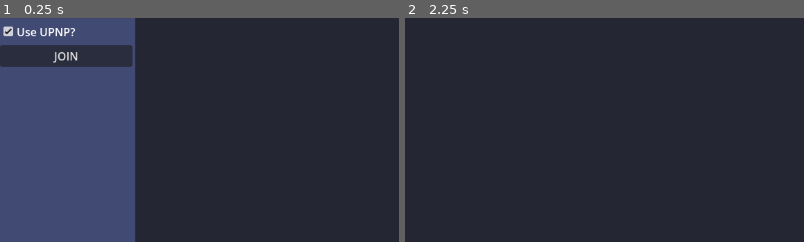
Above: before the commit, frames 1-2 (left to right).
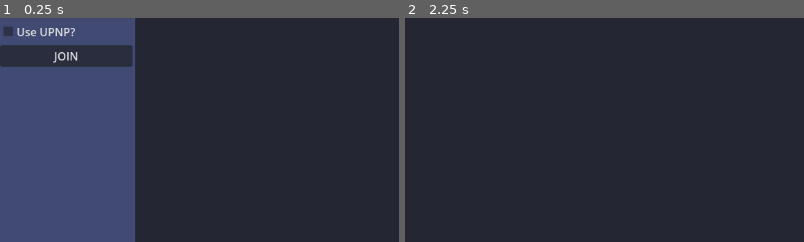
Above: after the commit, the same moments.

Repository: spudnut2000/Chapplication
Game: Godot game, scene res://app.tscn
Two runs of this game, one before a commit and one after it. Both use one fixed random seed, a clock stepped at 60 frames per second and the inputs below.
Inputs (mouse positions are % of the whole screen's width and height, from its top left):
- Up to frame 1 (0.25 s): no input
- Up to frame 2 (2.25 s): click (8, 2) at 0.52 s; type "Alex" at 0.6 s; click (8, 8) at 0.75 s; type "12" at 0.83 s; click (8, 13) at 0.98 s; type "12" at 1.07 s; click (56, 98) at 1.27 s; type "12" at 1.35 s; click "HOST" at 2 s
The pictures show only the part of the screen within x 0-50%, y 21-71%; the shares and areas given below are measured in that part.

The runs differ from the first frame. In frame 1, 0.2% of the frame differs, in the area x 0-19%, y 3-9%; in frame 2, nothing differs.
Error before the commit: Assertion failed: UPNP Discover Failed! Error 24 (res://app.gd:99)

Commit message:
Running with --server automatically sets the server username to SERVER

Diff:
--- a/app.gd
+++ b/app.gd
@@ -19,6 +19,8 @@
 
 func _ready() -> void:
 	if ("--server") in OS.get_cmdline_args():
+		if ("--use-upnp") in OS.get_cmdline_args():
+			upnp_check_box.button_pressed = true
 		_on_host_button_pressed()
 
 
@@ -83,7 +85,12 @@
 
 func joined() -> void:
 	$ColorRect/HBoxContainer/ServerClientPanel.hide()
-	username = username_field.text
+
+	if ("--server") in OS.get_cmdline_args():
+		username = "SERVER"
+	else:
+		username = username_field.text
+
 	username_label.text = str("ID: ", multiplayer.get_unique_id(), " USERNAME: ", username)
 	await get_tree().create_timer(1).timeout
 	add_peer.rpc(multiplayer.get_unique_id(), username)
--- a/app.tscn
+++ b/app.tscn
@@ -62,7 +62,6 @@
 
 [node name="UPNPCheckBox" type="CheckBox" parent="ColorRect/HBoxContainer/ServerClientPanel"]
 layout_mode = 2
-button_pressed = true
 text = "Use UPNP?"
 
 [node name="JoinButton" type="Button" parent="ColorRect/HBoxContainer/ServerClientPanel"]
